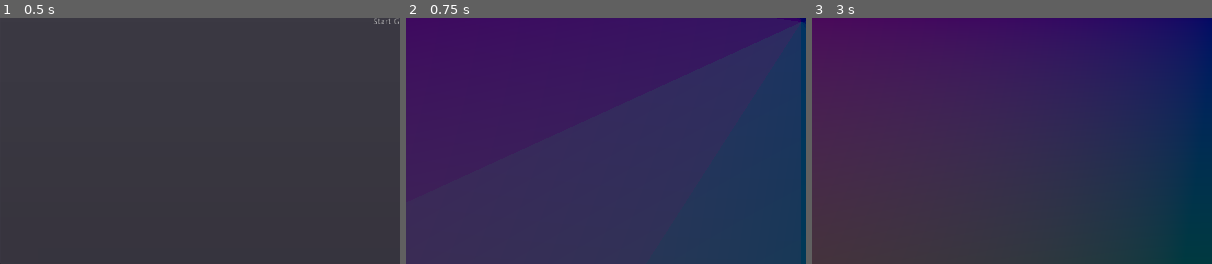
Above: before the commit, frames 1-3 (left to right).
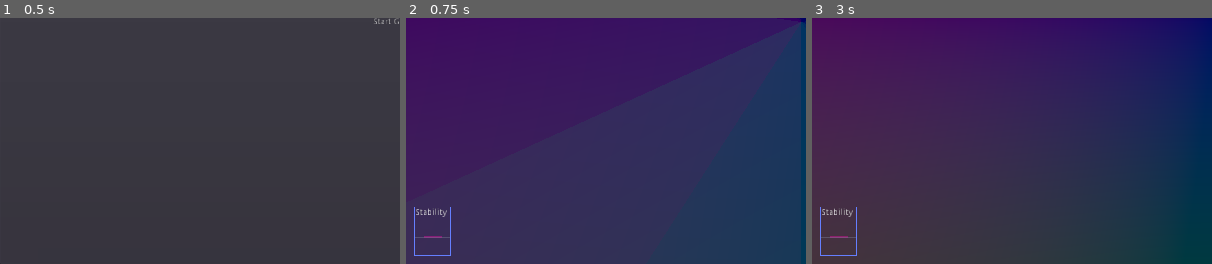
Above: after the commit, the same moments.

Repository: wraitii/WindRider
Game: Godot game, scene res://source/gui/MainMenu.tscn
The game is run twice, just before and just after one commit, with the same random seed, the same clock (stepped at 60 frames per second) and the same inputs.
Inputs:
- Up to frame 1 (0.5 s): no input
- Up to frame 2 (0.75 s): click "Start Game" at 0.5 s
- Up to frame 3 (3 s): tap Enter (ship_dock) at 1.25, 1.35 s; hold Right (ship_rotate_right) 1.28-2.03 s; tap Escape (ship_reset_systems) at 2, 2.75 s; hold Down (ship_reverse) 2.03-2.78 s; tap Space (ship_fire) at 2.1 s; hold Right (ship_rotate_right) from 2.78 s (still down); tap C (switch_camera) at 2.85 s
The pictures show only the part of the screen within x 1-51%, y 49-99%; the shares and areas given below are measured in that part.

Frame 1 is identical in both runs. In frame 2, 0.3% of the frame differs, in the area x 2-12%, y 76-97%; in frame 3, 0.3%.
Error in both runs: Unable to iterate on object of type 'Nil'. (res://source/game/Galaxy.gd:10)

Commit message:
Vaguely working stick-to-0-y behaviour

Diff:
--- a/source/game/Ship.gd
+++ b/source/game/Ship.gd
@@ -62,11 +62,22 @@
 	if state.linear_velocity.length_squared() >= ms*ms:
 		state.linear_velocity = state.linear_velocity.normalized() * ms;
 
-	if translation.y >= 0.1:
-		add_central_force(Vector3(0,-10.0,0));
-	elif translation.y <= 0.1:
-		add_central_force(Vector3(0,10.0,0));
-
+	## Kestrel regulator AKA 'keeping you at y=0'
+
+	if abs(translation.y) >= 0.1:
+		#var framesToZero = translation.y / (state.linear_velocity.y / state.get_step())
+		var kestrelVel = state.linear_velocity
+		kestrelVel.y = -translation.y / state.get_step() / 5.0;
+		state.linear_velocity = kestrelVel
+
+	var up_dir = Vector3(0, 1, 0)
+	var cur_dir = state.transform.basis.xform(Vector3(0, 0, -1))
+	var target_dir = state.transform.origin + -up_dir * cur_dir.dot(up_dir) + cur_dir;
+	var rotation_angle = acos(cur_dir.y) - acos(target_dir.y)
+	var right_dir = cur_dir.cross(up_dir);
+	if abs(cur_dir.y) >= 0.001:
+		state.add_torque(rotation_angle*100.0*right_dir*mass);
+	#state.set_angular_velocity(up_dir * (rotation_angle / state.get_step()))
 
 func thrust(delta):
 	var transform = get_transform()
--- /dev/null
+++ b/source/game/gui/KestrelDriveRadar.gd
@@ -0,0 +1,10 @@
+extends Container
+
+func _process(delta):
+	var ship = Core.gameState.playerShip
+	if !ship:
+		return
+
+	var height = ship.translation.y
+
+	get_node('Ship').position = Vector2(30, 50 - height)
--- /dev/null
+++ b/source/game/gui/KestrelDriveRadar.tscn
@@ -0,0 +1,37 @@
+[gd_scene load_steps=2 format=2]
+
+[ext_resource path="res://source/game/gui/KestrelDriveRadar.gd" type="Script" id=1]
+
+[node name="KestrelDriveRadar" type="Control"]
+
+[node name="Container" type="Container" parent="."]
+margin_right = 60.0
+margin_bottom = 80.0
+rect_clip_content = true
+script = ExtResource( 1 )
+
+[node name="Ship" type="Line2D" parent="Container"]
+position = Vector2( 30, 0 )
+points = PoolVector2Array( -15, 0, 15, 0 )
+width = 3.0
+default_color = Color( 0.882353, 0.0431373, 0.631373, 0.447059 )
+texture_mode = 0
+
+[node name="Stability" type="Label" parent="Container"]
+margin_left = 2.0
+margin_top = 3.0
+margin_right = 53.0
+margin_bottom = 17.0
+text = "Stability"
+
+[node name="Horizon" type="Line2D" parent="Container"]
+position = Vector2( 0, 50 )
+points = PoolVector2Array( 0, 0, 60, 0 )
+width = 2.0
+default_color = Color( 0.490196, 0.498039, 0.592157, 0.423529 )
+texture_mode = 51
+
+[node name="Border" type="Line2D" parent="Container"]
+points = PoolVector2Array( 0, 0, 60, 0, 60, 80, 0, 80, 0, 0 )
+width = 3.0
+texture_mode = 1065353216
--- a/source/game/ingame.tscn
+++ b/source/game/ingame.tscn
@@ -7,6 +7,7 @@
 [ext_resource path="res://source/game/gui/NavSystem.tscn" type="PackedScene" id=5]
 [ext_resource path="res://source/game/gui/Radar.tscn" type="PackedScene" id=6]
 [ext_resource path="res://source/game/gui/ShipStatusGUI.tscn" type="PackedScene" id=7]
+[ext_resource path="res://source/game/gui/KestrelDriveRadar.tscn" type="PackedScene" id=8]
 
 [sub_resource type="ImageTexture" id=1]
 
@@ -79,3 +80,11 @@
 margin_right = -120.0
 grow_horizontal = 1
 grow_vertical = 1
+
+[node name="KestrelDriveRadar" parent="." instance=ExtResource( 8 )]
+anchor_top = 1.0
+anchor_bottom = 1.0
+margin_left = 20.0
+margin_top = -100.0
+margin_right = 20.0
+margin_bottom = -100.0
Not shown: 1 places in source/game/ingame.tscn that only renumber resources
